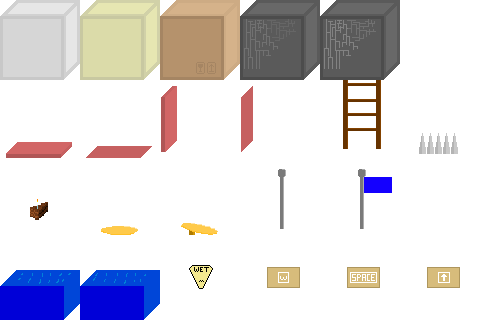
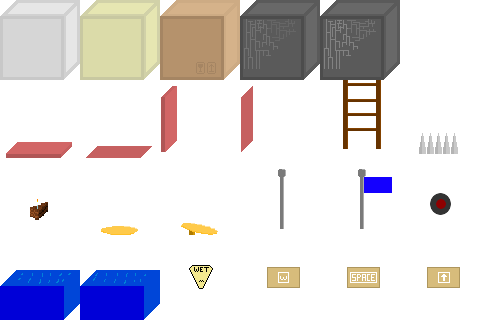
Comparing the layer stacks of the two 480×320 images. Changes:
added layer "Cake copy" above "Cake" over [430, 193, 451, 215]
